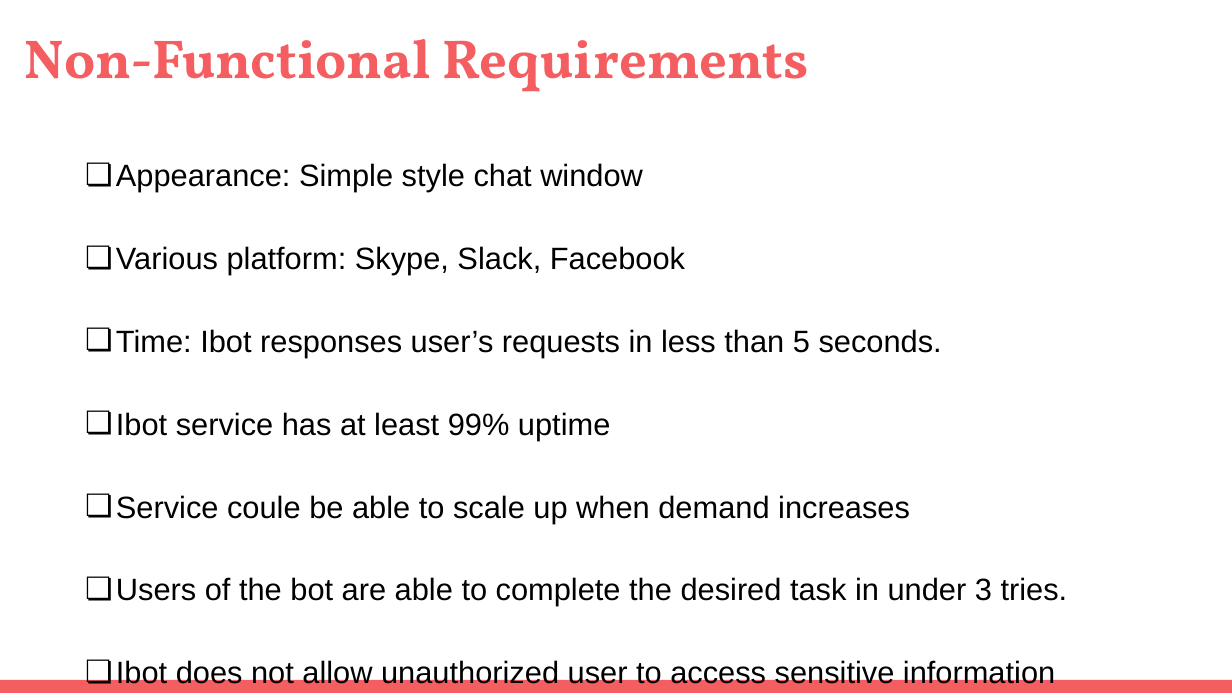
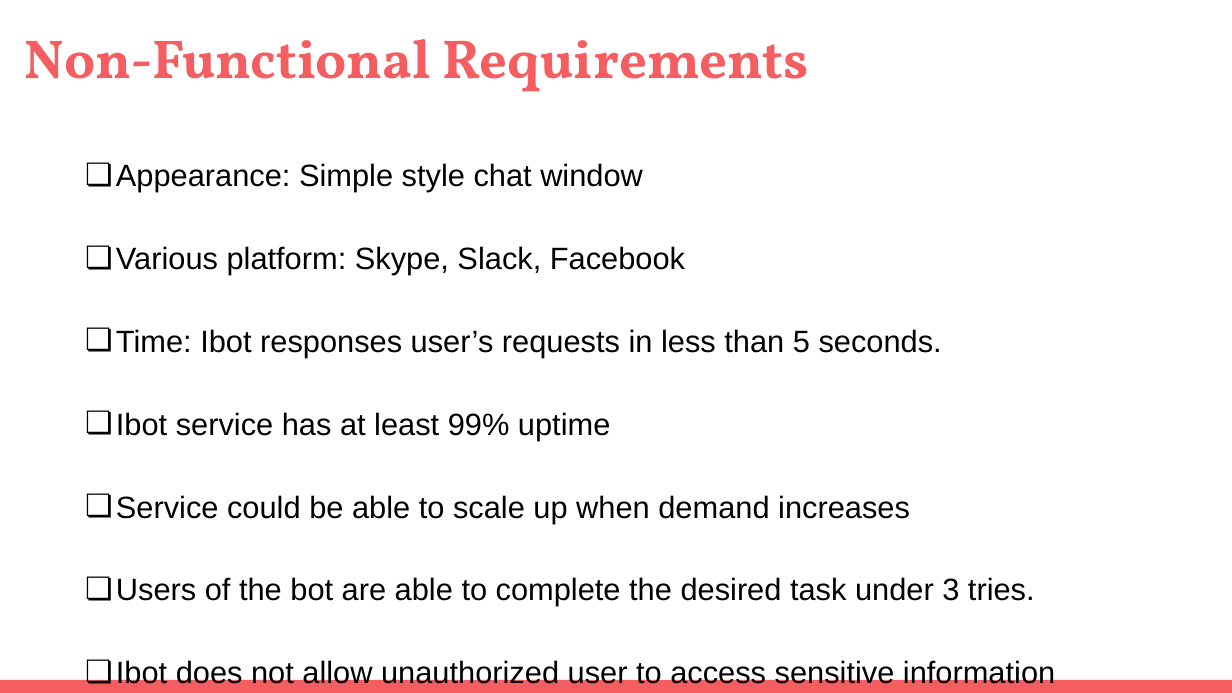
Before and after one commit to benjasy1993/iBot-Capstone, a slide deck: slide 7 of Presentations/IBot 6 Final Presentation.pptx. Drawn at 1232x693 pixels with LibreOffice and Linux fonts; fonts in the diff are those of the drawing. Boxes give left, top, right and bottom in pixels: in the first picture for what was removed or moved away, otherwise in the second. Text is boxed around its words. In the diff, an @@ line names an element or a change of style, - is before the commit and + after.

```diff
--- a/Presentations/IBot 6 Final Presentation.pptx
+++ b/Presentations/IBot 6 Final Presentation.pptx
@@ text at (116,495,1035,606): text changed @@
-❏ Service coule be able to scale up when demand increases
-❏ Users of the bot are able to complete the desired task in under 3 tries.
+❏ Service could be able to scale up when demand increases
+❏ Users of the bot are able to complete the desired task under 3 tries.
```
Also in this commit, not shown: 5 other slides changed, 17 other files.
